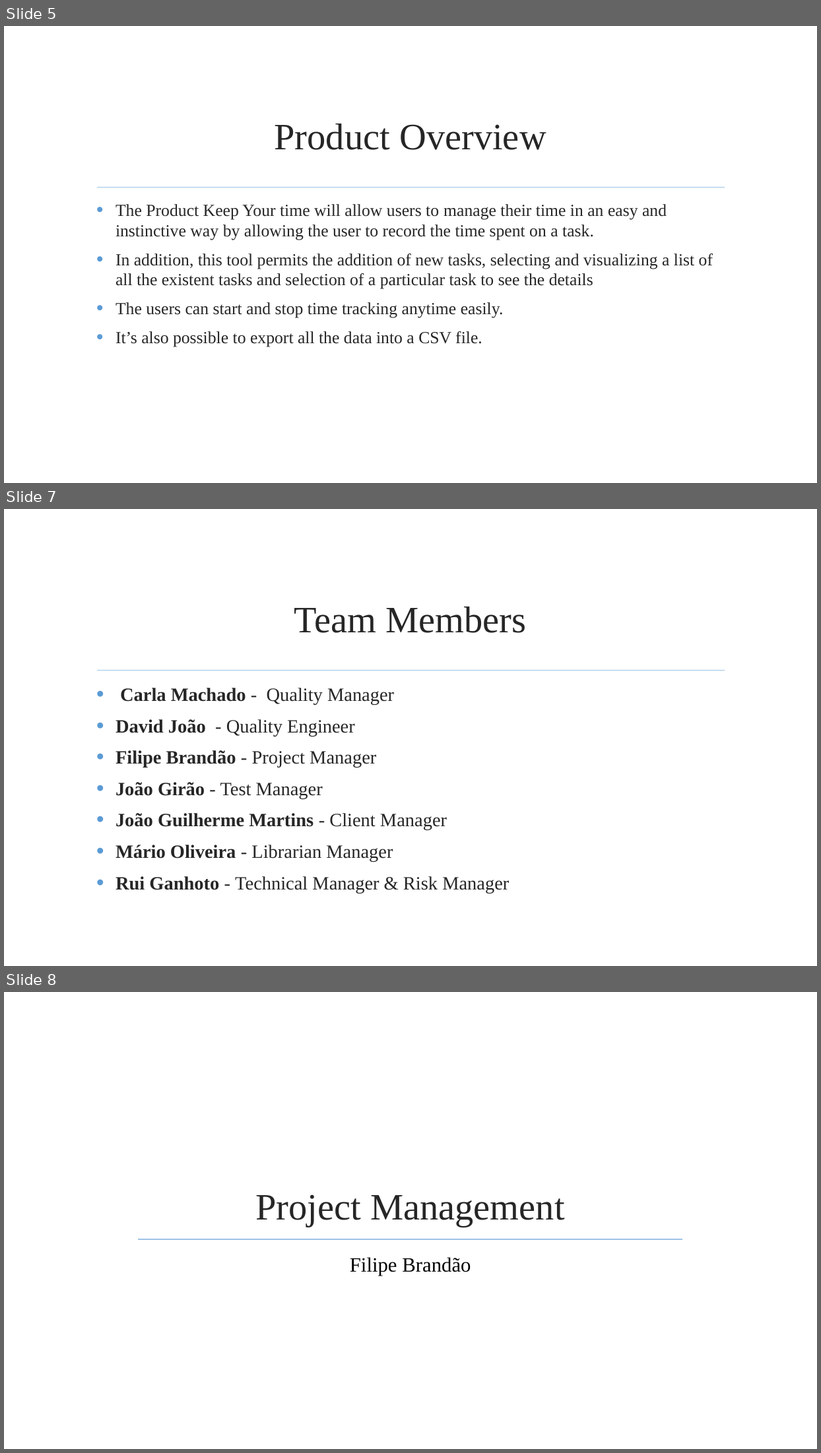
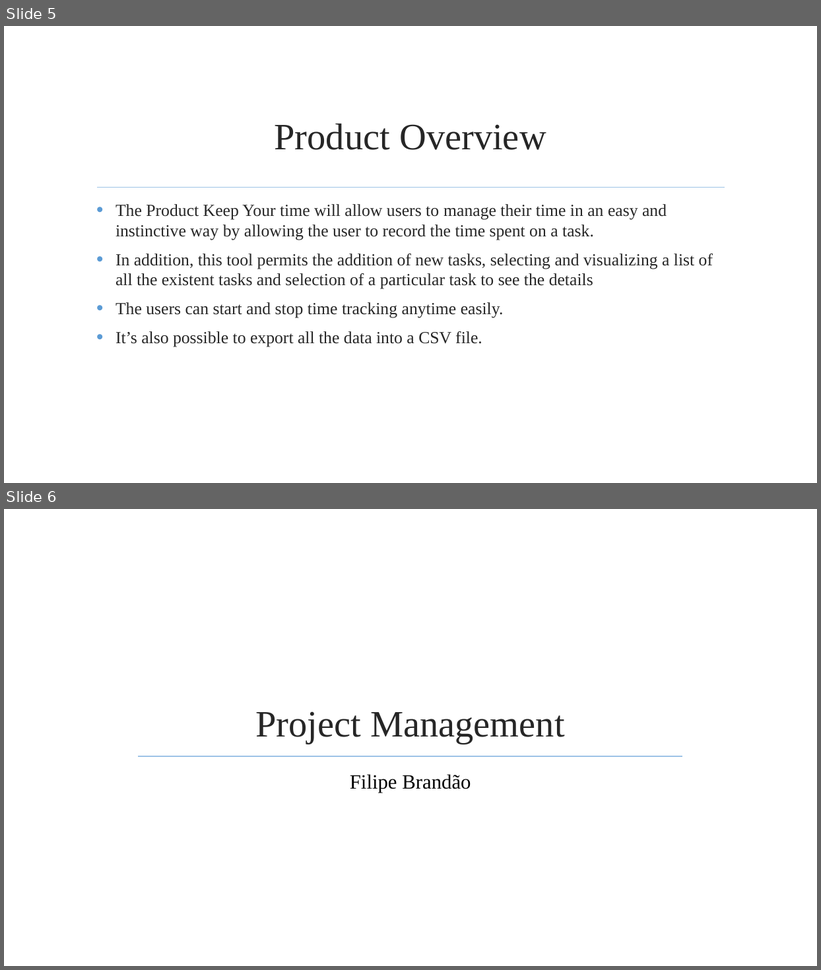
Before and after one commit to jmgirao/projetosoftware1213, a slide deck: Final Presentation/Presentation.pptx. Shown one above the other, each under a label of ours: slides 5, 7 and 8 before the commit, slides 5 and 6 after it; the slides between them are not shown. The pictures are 821x1453 and 821x970 pixels, drawn with LibreOffice and Linux fonts; fonts in the diff are those of the drawing; background and template pictures are left out. Boxes give left, top, right and bottom in pixels: in the first picture for what was removed or moved away, otherwise in the second. Text is boxed around its words. In the diff, an @@ line names an element or a change of style, - is before the commit and + after.

```diff
--- a/Final Presentation/Presentation.pptx
+++ b/Final Presentation/Presentation.pptx
@@ slide 7 removed at [4,509,817,966], background picture (left out); not listed: 1 template element that a slide beside it also shows @@
@@ title removed at [294,607,527,633] @@
-Team Members
@@ text removed at [116,688,509,894] @@
-• Carla Machado - Quality Manager
-• David João - Quality Engineer
-• Filipe Brandão - Project Manager
-• João Girão - Test Manager
-• João Guilherme Martins - Client Manager
-• Mário Oliveira - Librarian Manager
-• Rui Ganhoto - Technical Manager & Risk Manager
@@ what was slide 8 is now slide 6 @@
```
Also in this commit, not shown: 3 slides changed, 1 slide added, 2 other slides removed.
